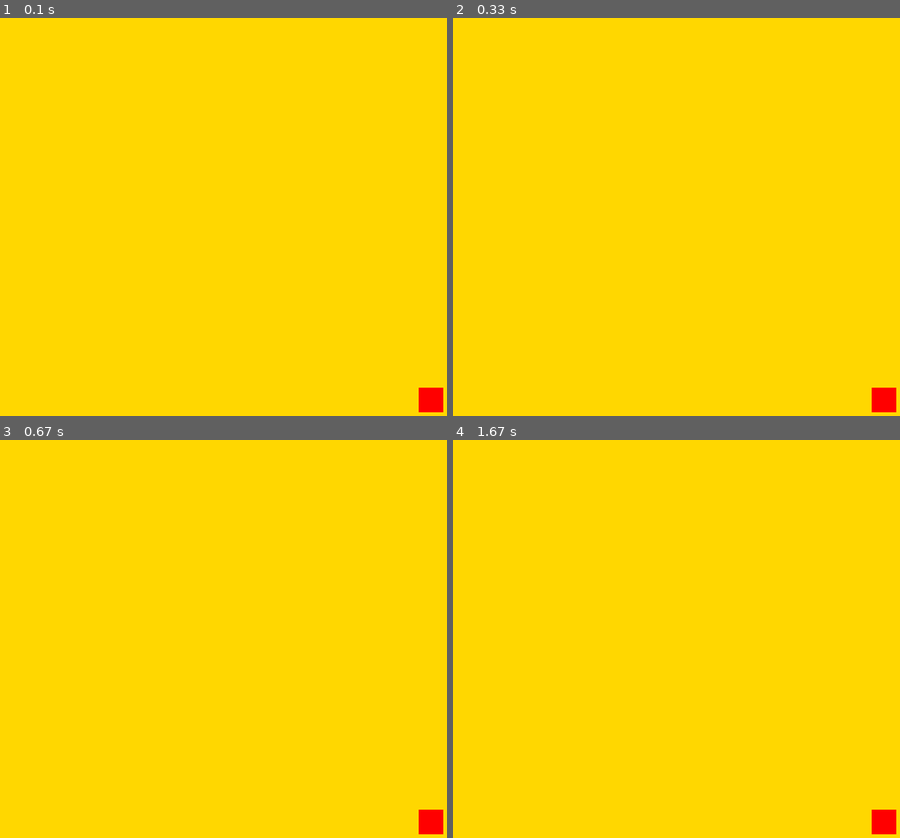
Above: before the commit, frames 1-4 (two rows, left to right).
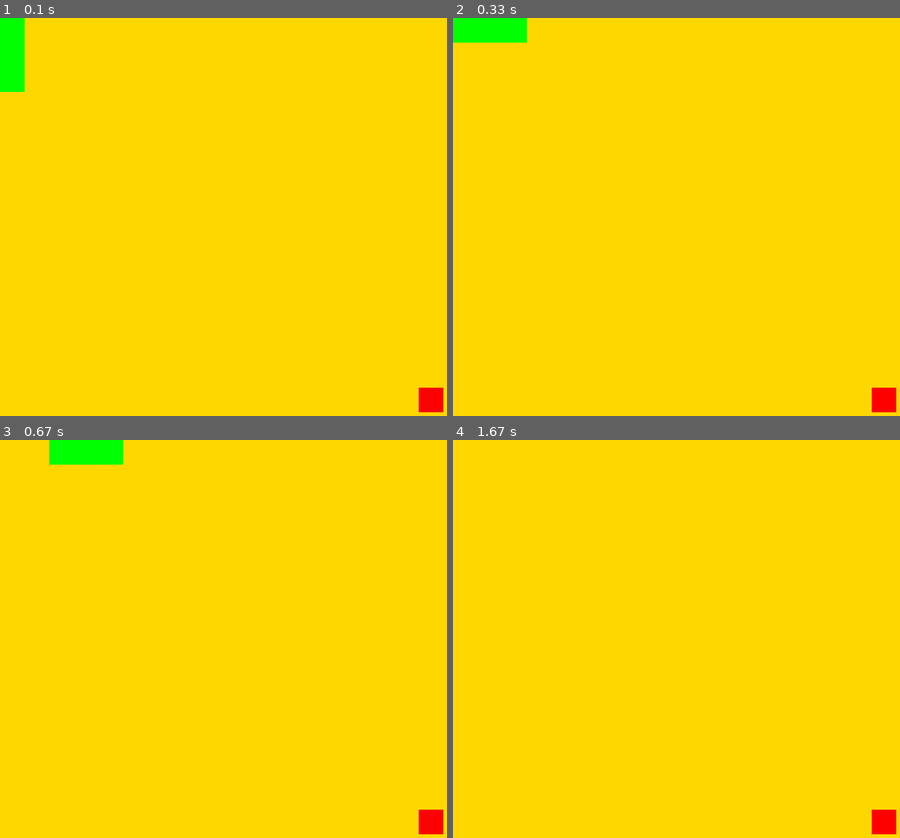
Above: after the commit, the same moments.

Repository: Reggie-Yang/P001-pygame-Snake
Game: pygame game, started from main.py
Same seed, same stepped clock (60 frames per second), same inputs: the game is played once before the commit and once after it.
Inputs:
- Up to frame 1 (0.1 s): no input
- Up to frame 2 (0.33 s): no input
- Up to frame 3 (0.67 s): tap Enter at 0.33 s
- Up to frame 4 (1.67 s): hold Right 0.67-1.13 s; hold Up 1.17-1.63 s

The runs differ from the first frame. In frame 1, 1.0% of the frame differs, in the area x 0-6%, y 0-19%; in frame 2, 1.0%; in frame 3, 1.0%; in frame 4, nothing differs.

Commit message:
eat fruit

Diff:
--- a/main.py
+++ b/main.py
@@ -1,5 +1,19 @@
 import pygame, sys, random
 from pygame.math import Vector2
+
+class SNAKE:
+    # Initialize the snake
+    def __init__(self):
+        self.body = [Vector2(0, 0), Vector2(0, 1), Vector2(0, 2)]
+        self.direction = Vector2(1, 0)
+    def draw_snake(self):
+        for segment in self.body:
+            block_rect = pygame.Rect(int(segment.x*cell_size), int(segment.y*cell_size), cell_size, cell_size)
+            pygame.draw.rect(screen, (0, 255, 0), block_rect)
+    def move_snake(self):
+        body_copy = self.body[:-1]
+        body_copy.insert(0, body_copy[0] + self.direction)
+        self.body = body_copy[:]
 
 class FRUIT:
     """
@@ -17,6 +31,19 @@
         fruit_rect = pygame.Rect(int(self.pos.x*cell_size), int(self.pos.y*cell_size), cell_size, cell_size)
         pygame.draw.rect(screen,pygame.Color('red'),fruit_rect)
 
+class MAIN:
+    def __init__(self):
+        self.snake = SNAKE()
+        self.fruit = FRUIT()
+    def update(self):
+        self.snake.move_snake()
+        if self.snake.body[0] == self.fruit.pos:
+            self.snake.body.append(self.snake.body[-1])
+            self.fruit = FRUIT()
+    def draw(self):
+        self.snake.draw_snake()
+        self.fruit.draw_fruit()
+
 pygame.init()
 cell_size = 40
 cell_number = 20
@@ -25,16 +52,31 @@
 #test_surface = pygame.Surface((100,200))
 #test_surface.fill(pygame.Color('blue'))
 #test_rect = test_surface.get_rect(topright=(200,250))
-fruit = FRUIT()
+main_game = MAIN()
+SCREEN_UPDATE = pygame.USEREVENT
+pygame.time.set_timer(SCREEN_UPDATE, 150)
+
 while True:
     for event in pygame.event.get():
         if event.type == pygame.QUIT:
             pygame.quit()
             sys.exit()
+        if event.type == SCREEN_UPDATE:
+            main_game.update()
+        if event.type == pygame.KEYDOWN:
+            if event.key == pygame.K_UP:
+                main_game.snake.direction = Vector2(0, -1)
+            if event.key == pygame.K_DOWN:
+                main_game.snake.direction = Vector2(0, 1)
+            if event.key == pygame.K_LEFT:
+                main_game.snake.direction = Vector2(-1, 0)
+            if event.key == pygame.K_RIGHT:
+                main_game.snake.direction = Vector2(1, 0)
+
     screen.fill(pygame.Color('gold'))
     #pygame.draw.rect(screen, pygame.Color('red'), test_rect)
     #screen.blit(test_surface, test_rect) # where to draw, where to draw from; top left corner of test_surface
-    fruit.draw_fruit()
+    main_game.draw()
     #draw all our elements
     pygame.display.update() # update the screen
-    clock.tick(60) #60 frames per second is the max speed of the game
+    clock.tick(120) #60 frames per second is the max speed of the game
